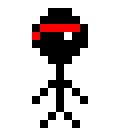
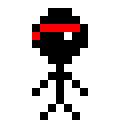
Two versions of the same layered image (128px x 128px). Layer-by-layer changes:
painted on "Arrière-plan" over [32, 72, 88, 128]
